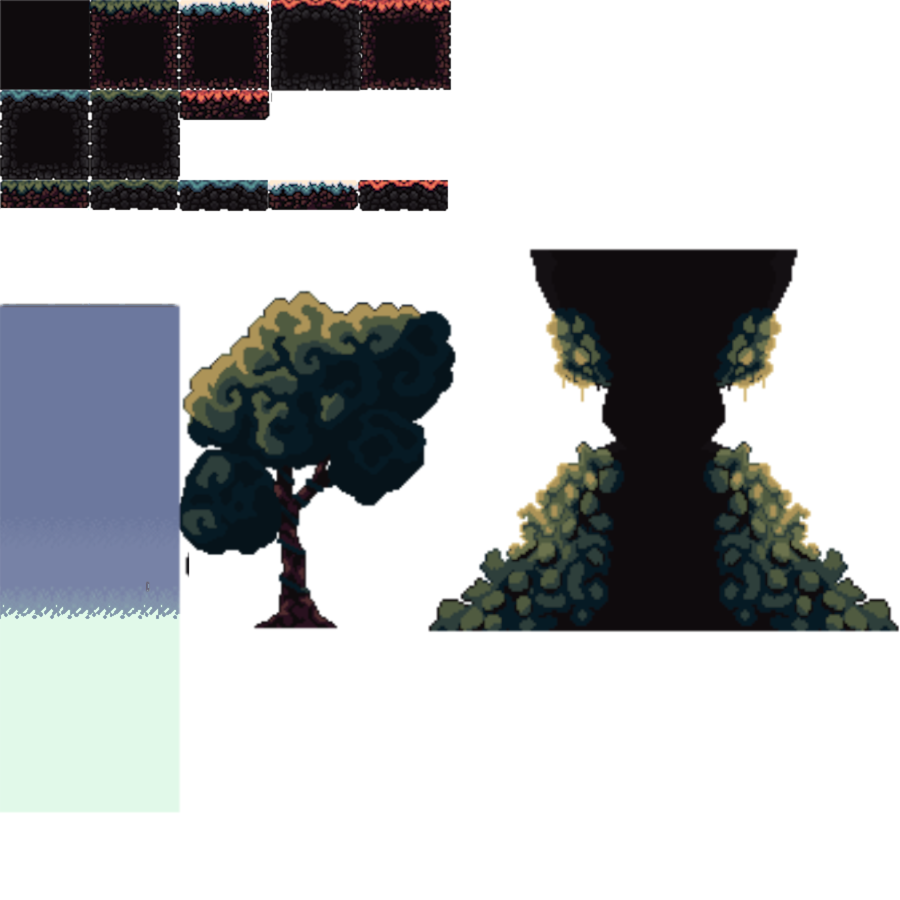
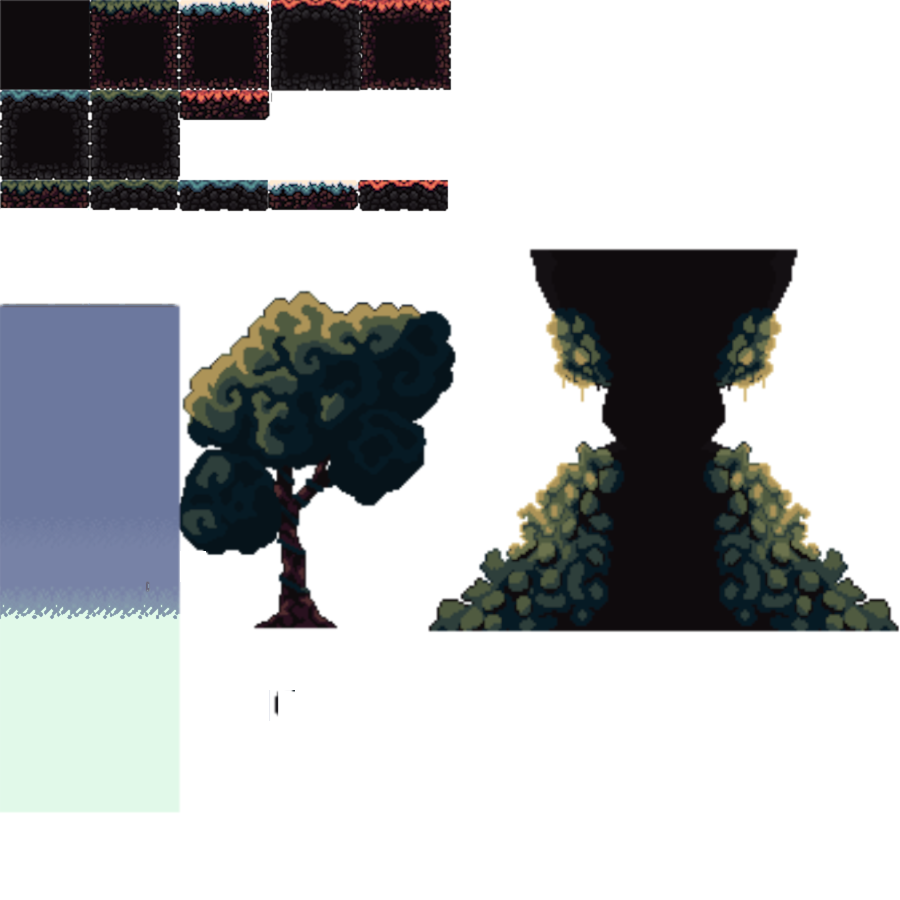
The second 900px x 900px image is a revision of the first. Changes to its layers:
added layer "Floated Layer" above "TerrainSet.png" over [269, 690, 295, 721]
painted on "TerrainSet.png" over [180, 551, 206, 582]
